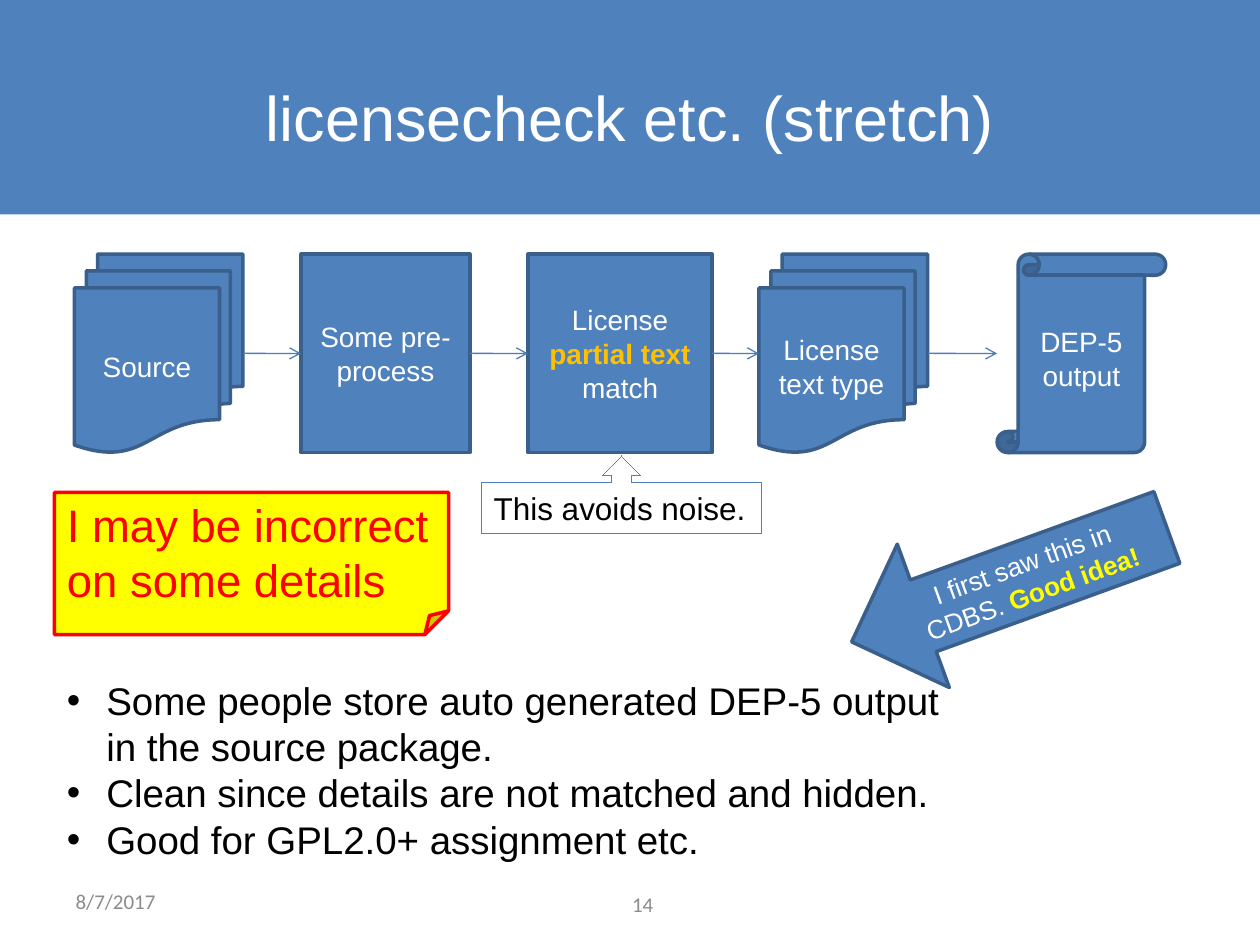
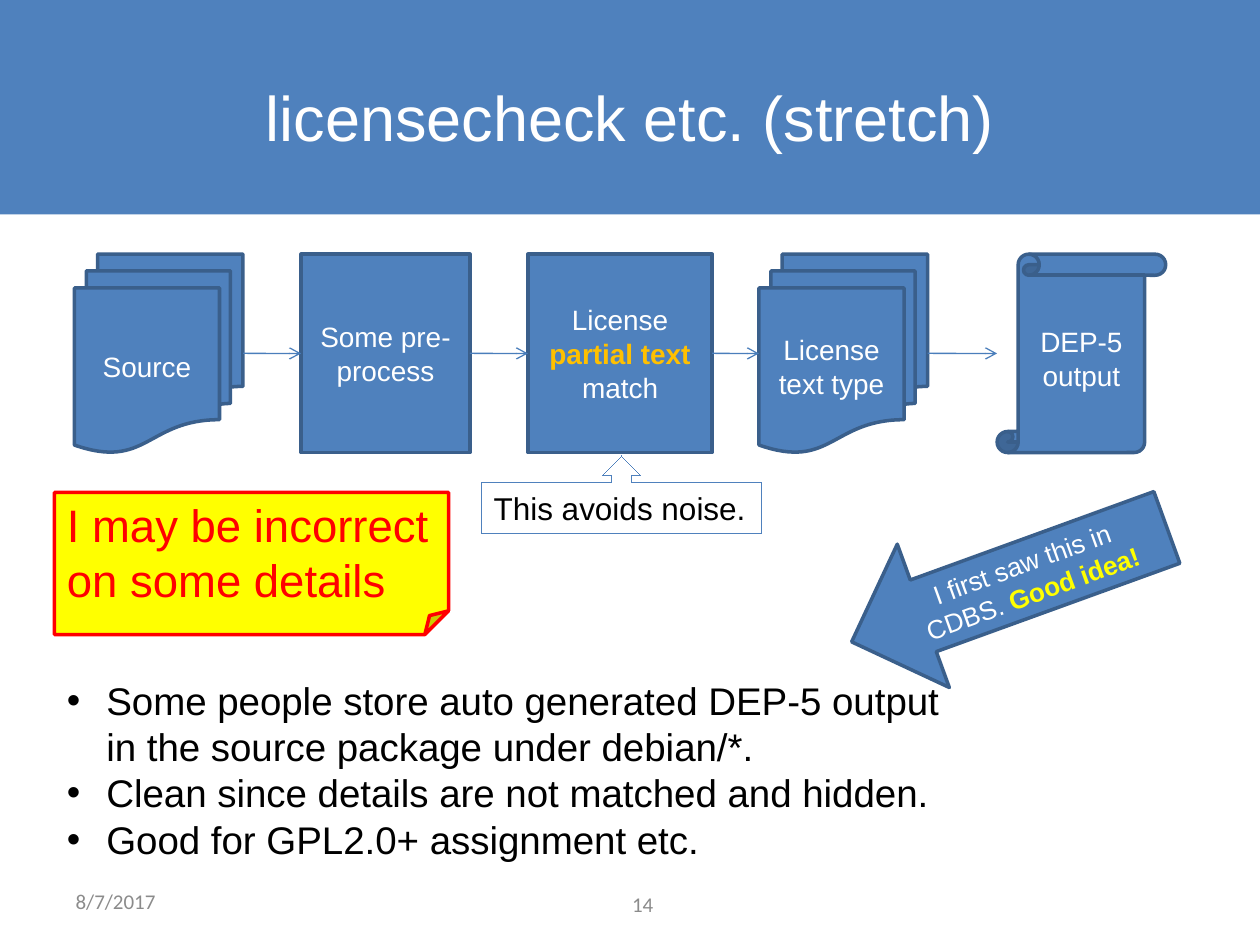
Before and after one commit to osamuaoki/Debconf17-MG-DEP-5, a slide deck: slide 14 of MG-DEP-5.odp. Drawn at 1260x945 pixels with LibreOffice and Linux fonts; fonts in the diff are those of the drawing; background and template pictures are left out. Boxes give left, top, right and bottom in pixels: in the first picture for what was removed or moved away, otherwise in the second. Text is boxed around its words. In the diff, an @@ line names an element or a change of style, - is before the commit and + after.

Commit message:
changed

```diff
--- a/MG-DEP-5.odp
+++ b/MG-DEP-5.odp
@@ text at <box>106,687,939,769</box>: text changed @@
-• Some people store auto generated DEP-5 output in the source package.
+• Some people store auto generated DEP-5 output in the source package under debian/*.
```
Also in this commit, not shown: 2 slides added.
